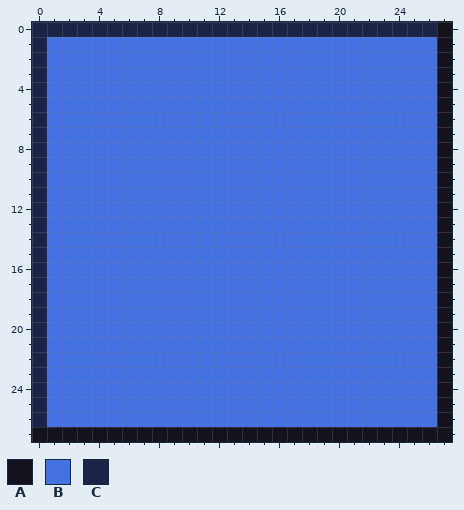
Edited in one commit: pixel-art file (Assets/Art/UI/AS_SpeakerBox.aseprite). This is how it looked before the edit.
28x28 pixels, 1 frame.
Palette (. is transparent): A #14121d  B #4572e3  C #1b2447
Pixels before, first column x 0:
 0 CCCCCCCCCCCCCCCCCCCCCCCCCCCA
 1 CBBBBBBBBBBBBBBBBBBBBBBBBBBA
 2 CBBBBBBBBBBBBBBBBBBBBBBBBBBA
 3 CBBBBBBBBBBBBBBBBBBBBBBBBBBA
 4 CBBBBBBBBBBBBBBBBBBBBBBBBBBA
 5 CBBBBBBBBBBBBBBBBBBBBBBBBBBA
 6 CBBBBBBBBBBBBBBBBBBBBBBBBBBA
 7 CBBBBBBBBBBBBBBBBBBBBBBBBBBA
 8 CBBBBBBBBBBBBBBBBBBBBBBBBBBA
 9 CBBBBBBBBBBBBBBBBBBBBBBBBBBA
10 CBBBBBBBBBBBBBBBBBBBBBBBBBBA
11 CBBBBBBBBBBBBBBBBBBBBBBBBBBA
12 CBBBBBBBBBBBBBBBBBBBBBBBBBBA
13 CBBBBBBBBBBBBBBBBBBBBBBBBBBA
14 CBBBBBBBBBBBBBBBBBBBBBBBBBBA
15 CBBBBBBBBBBBBBBBBBBBBBBBBBBA
16 CBBBBBBBBBBBBBBBBBBBBBBBBBBA
17 CBBBBBBBBBBBBBBBBBBBBBBBBBBA
18 CBBBBBBBBBBBBBBBBBBBBBBBBBBA
19 CBBBBBBBBBBBBBBBBBBBBBBBBBBA
20 CBBBBBBBBBBBBBBBBBBBBBBBBBBA
21 CBBBBBBBBBBBBBBBBBBBBBBBBBBA
22 CBBBBBBBBBBBBBBBBBBBBBBBBBBA
23 CBBBBBBBBBBBBBBBBBBBBBBBBBBA
24 CBBBBBBBBBBBBBBBBBBBBBBBBBBA
25 CBBBBBBBBBBBBBBBBBBBBBBBBBBA
26 CBBBBBBBBBBBBBBBBBBBBBBBBBBA
27 AAAAAAAAAAAAAAAAAAAAAAAAAAAA
The same view after the edit:
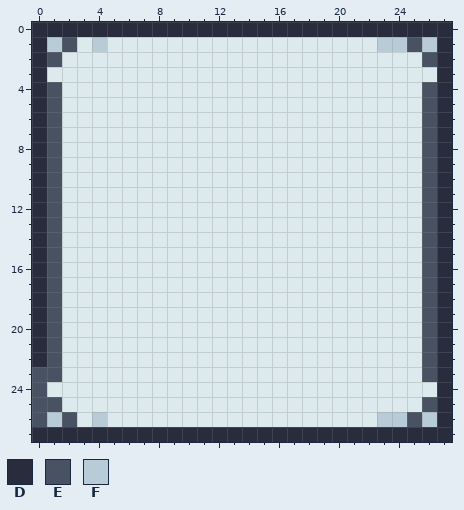
Colours new in this view: D #282c3c  E #485262  F #b8ccd8
From the commit log: feat: reaction+speaker+speech UI art
What changed:
{"colour":"B","old":"#4572e3","new":"#dceaee"}
{"y":0,"x":0,"old":"CCCCCCCCCCCCCCCCCCCCCCCCCCCA","new":"DDDDDDDDDDDDDDDDDDDDDDDDDDDD"}
{"y":1,"x":0,"old":"CBB","new":"DFE"}
{"y":1,"x":4,"old":"B","new":"F"}
{"y":1,"x":23,"old":"BBBBA","new":"FFEFD"}
{"y":2,"x":0,"old":"CB","new":"DE"}
{"y":2,"x":26,"old":"BA","new":"ED"}
{"y":3,"x":0,"old":"C","new":"D"}
{"y":3,"x":27,"old":"A","new":"D"}
{"y":4,"x":0,"old":"CB","new":"DE"}
{"y":4,"x":26,"old":"BA","new":"ED"}
{"y":5,"x":0,"old":"CB","new":"DE"}
{"y":5,"x":26,"old":"BA","new":"ED"}
{"y":6,"x":0,"old":"CB","new":"DE"}
{"y":6,"x":26,"old":"BA","new":"ED"}
{"y":7,"x":0,"old":"CB","new":"DE"}
{"y":7,"x":26,"old":"BA","new":"ED"}
{"y":8,"x":0,"old":"CB","new":"DE"}
{"y":8,"x":26,"old":"BA","new":"ED"}
{"y":9,"x":0,"old":"CB","new":"DE"}
{"y":9,"x":26,"old":"BA","new":"ED"}
{"y":10,"x":0,"old":"CB","new":"DE"}
{"y":10,"x":26,"old":"BA","new":"ED"}
{"y":11,"x":0,"old":"CB","new":"DE"}
{"y":11,"x":26,"old":"BA","new":"ED"}
{"y":12,"x":0,"old":"CB","new":"DE"}
{"y":12,"x":26,"old":"BA","new":"ED"}
{"y":13,"x":0,"old":"CB","new":"DE"}
{"y":13,"x":26,"old":"BA","new":"ED"}
{"y":14,"x":0,"old":"CB","new":"DE"}
{"y":14,"x":26,"old":"BA","new":"ED"}
{"y":15,"x":0,"old":"CB","new":"DE"}
{"y":15,"x":26,"old":"BA","new":"ED"}
{"y":16,"x":0,"old":"CB","new":"DE"}
{"y":16,"x":26,"old":"BA","new":"ED"}
{"y":17,"x":0,"old":"CB","new":"DE"}
{"y":17,"x":26,"old":"BA","new":"ED"}
{"y":18,"x":0,"old":"CB","new":"DE"}
{"y":18,"x":26,"old":"BA","new":"ED"}
{"y":19,"x":0,"old":"CB","new":"DE"}
{"y":19,"x":26,"old":"BA","new":"ED"}
{"y":20,"x":0,"old":"CB","new":"DE"}
{"y":20,"x":26,"old":"BA","new":"ED"}
{"y":21,"x":0,"old":"CB","new":"DE"}
{"y":21,"x":26,"old":"BA","new":"ED"}
{"y":22,"x":0,"old":"CB","new":"DE"}
{"y":22,"x":26,"old":"BA","new":"ED"}
{"y":23,"x":0,"old":"CB","new":"EE"}
{"y":23,"x":26,"old":"BA","new":"ED"}
{"y":24,"x":0,"old":"C","new":"E"}
{"y":24,"x":27,"old":"A","new":"D"}
{"y":25,"x":0,"old":"CB","new":"EE"}
{"y":25,"x":26,"old":"BA","new":"ED"}
{"y":26,"x":0,"old":"CBB","new":"EFE"}
{"y":26,"x":4,"old":"B","new":"F"}
{"y":26,"x":23,"old":"BBBBA","new":"FFEFD"}
{"y":27,"x":0,"old":"AAAAAAAAAAAAAAAAAAAAAAAAAAAA","new":"DDDDDDDDDDDDDDDDDDDDDDDDDDDD"}
